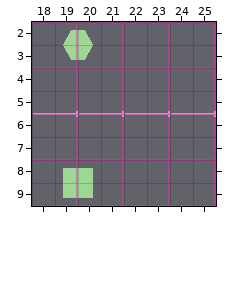
Tiled map (JSON): assets/_data/raw/level/act2/mission2/map.tmj. Above is the file before it was changed.
Cells are 23x23 px. Shown: x 18..25, y 2..9.
New version:
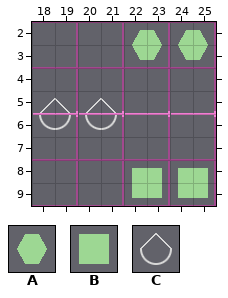
Key: from "leveledit": A 6 "hexagon_target", B 7 "square_target", C 16 "bonus_target".
Objects are placed by their top-left corner, in cells (3,4 is the top-left corner of cell 3,4); size is 1x1 cell unless given.
Message: introduce bonus targets, make levels more unique
From old to new:
{"where": "layer \"targets\""}
{"was": "A \"hexagon_target\" at 19,2 size 2x2", "now": "A \"hexagon_target\" at 22,2 size 2x2"}
{"was": "B \"square_target\" at 19,8 size 2x2", "now": "B \"square_target\" at 22,8 size 2x2"}
{"now": "A \"hexagon_target\" at 24,2 size 2x2"}
{"now": "C \"bonus_target\" at 18,5 size 2x2"}
{"now": "C \"bonus_target\" at 20,5 size 2x2"}
{"now": "B \"square_target\" at 24,8 size 2x2"}
{"label":"old place","picture_box":[63,30,93,60]}
{"label":"changed","picture_box":[132,30,208,60]}
{"label":"added","picture_box":[39,98,117,130]}
{"label":"old place","picture_box":[63,168,93,198]}
{"label":"changed","picture_box":[132,168,208,198]}
